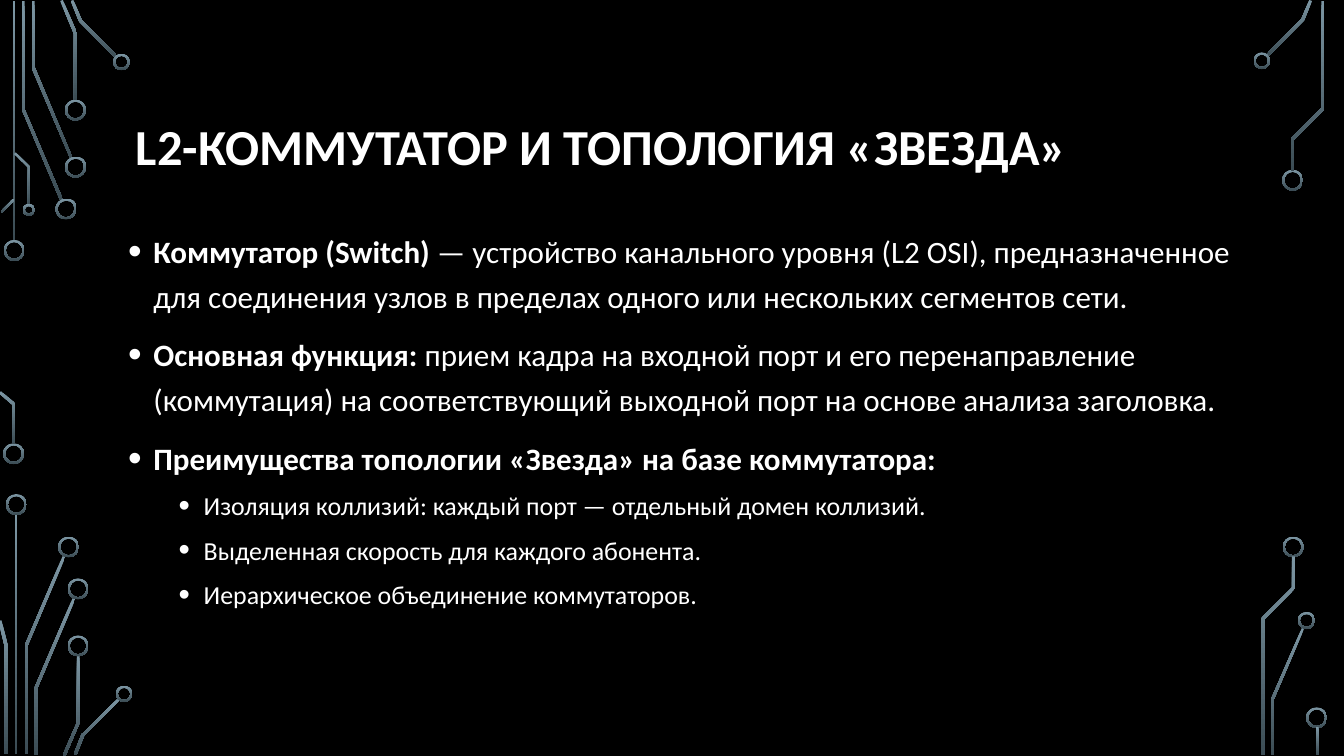
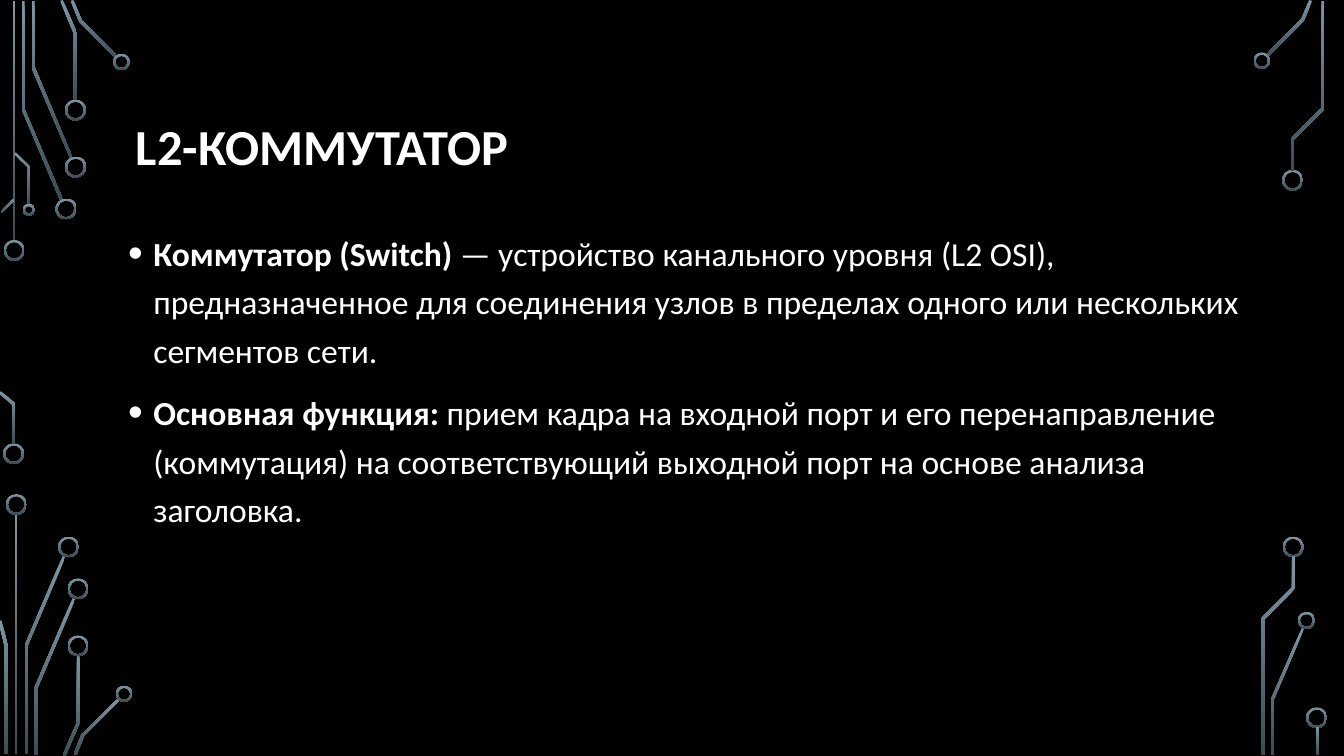
Before and after one commit to nhtgale/itn, a slide deck: slide 3 of 1.5 Switching Basic/1.5 Switching Basic.pptx. Drawn at 1344x756 pixels with LibreOffice and Linux fonts; fonts in the diff are those of the drawing; background and template pictures are left out. Boxes give left, top, right and bottom in pixels: in the first picture for what was removed or moved away, otherwise in the second. Text is boxed around its words. In the diff, an @@ line names an element or a change of style, - is before the commit and + after.

```diff
--- a/1.5 Switching Basic/1.5 Switching Basic.pptx
+++ b/1.5 Switching Basic/1.5 Switching Basic.pptx
@@ title at <box>136,132,508,166</box>: text changed @@
-L2-КОММУТАТОР И ТОПОЛОГИЯ «ЗВЕЗДА»
+L2-КОММУТАТОР
@@ text "Коммутатор (Switch) — устройство канального ..." at <box>153,241,1238,523</box>: size 22.2 to 24 pt @@
@@ text at <box>153,448,936,609</box>: paragraphs removed @@
-• Преимущества топологии «Звезда» на базе коммутатора:
-  • Изоляция коллизий: каждый порт — отдельный домен коллизий.
-  • Выделенная скорость для каждого абонента.
-  • Иерархическое объединение коммутаторов.
```
Also in this commit, not shown: 1 other slide changed, 1 slide added, 1 slide removed, 11 other files.
